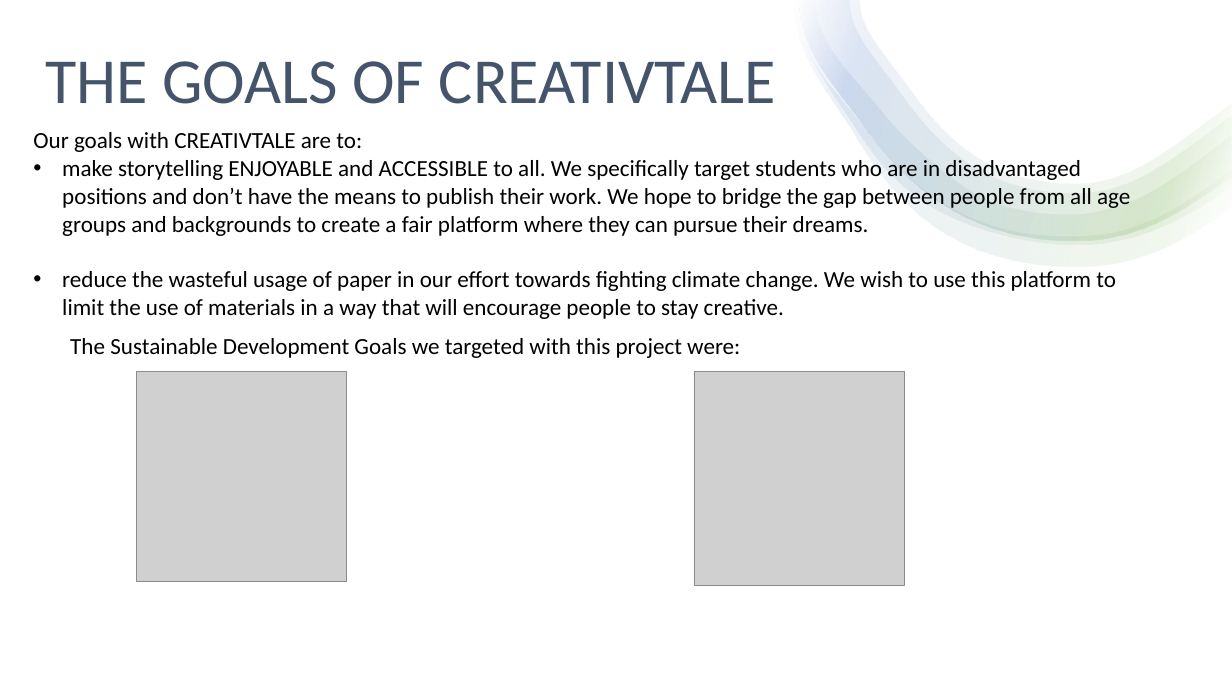
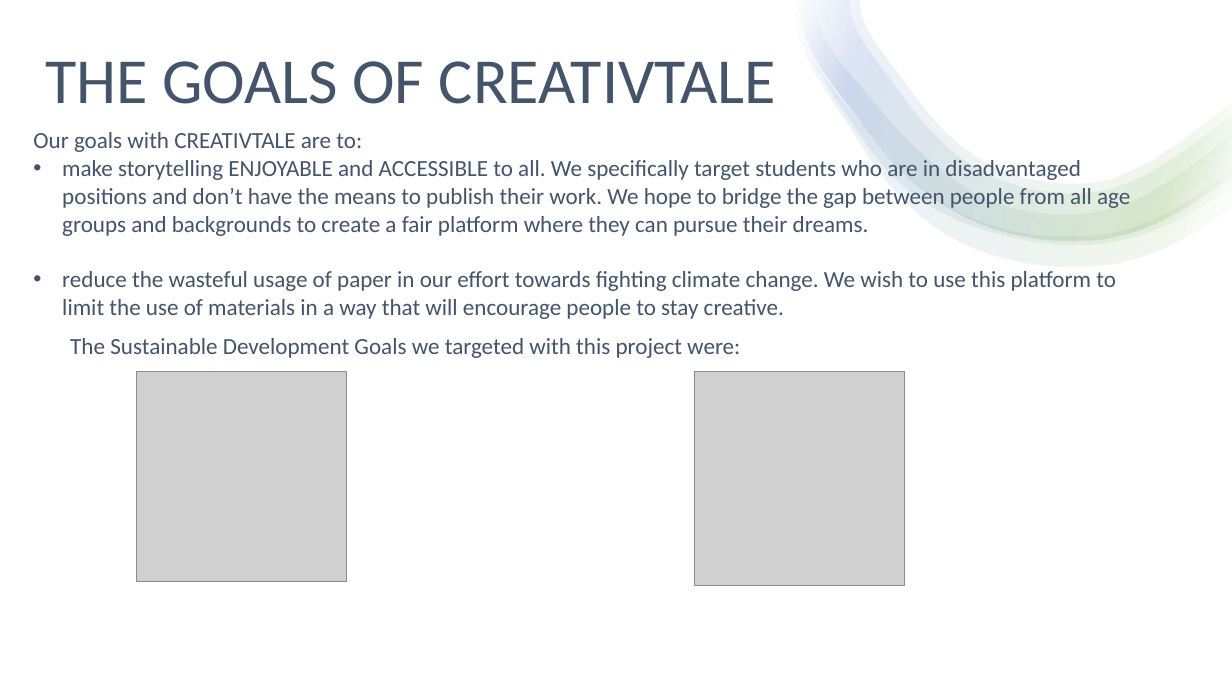
Before and after one commit to sagasthy/mega-hackathon-repo, a slide deck: slide 6 of CREATIVTALE.pptx. Drawn at 1232x693 pixels with LibreOffice and Linux fonts; fonts in the diff are those of the drawing; grey boxes stand for pictures. Boxes give left, top, right and bottom in pixels: in the first picture for what was removed or moved away, otherwise in the second. Text is boxed around its words. In the diff, an @@ line names an element or a change of style, - is before the commit and + after.

```diff
--- a/CREATIVTALE.pptx
+++ b/CREATIVTALE.pptx
@@ text "Our goals with CREATIVTALE are ..." at <box>33,132,1130,319</box>: text colour #000000 to #44546A @@
@@ text "The Sustainable Development Goals we ..." at <box>70,338,740,358</box>: text colour #000000 to #44546A @@
```
Also in this commit, not shown: 2 other slides changed.
